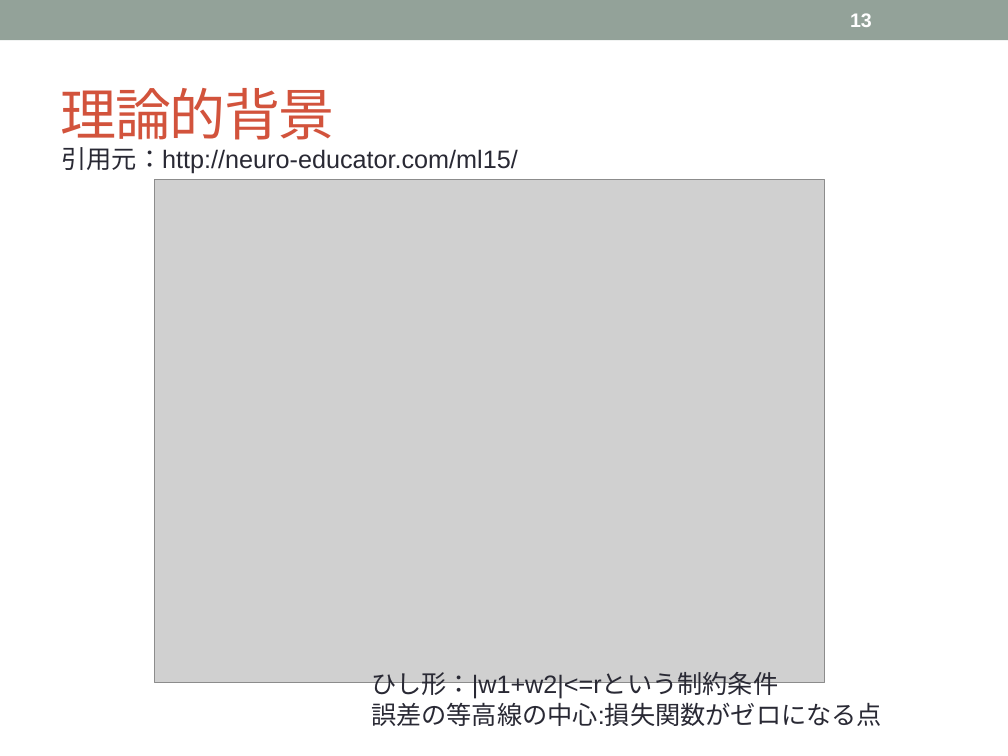
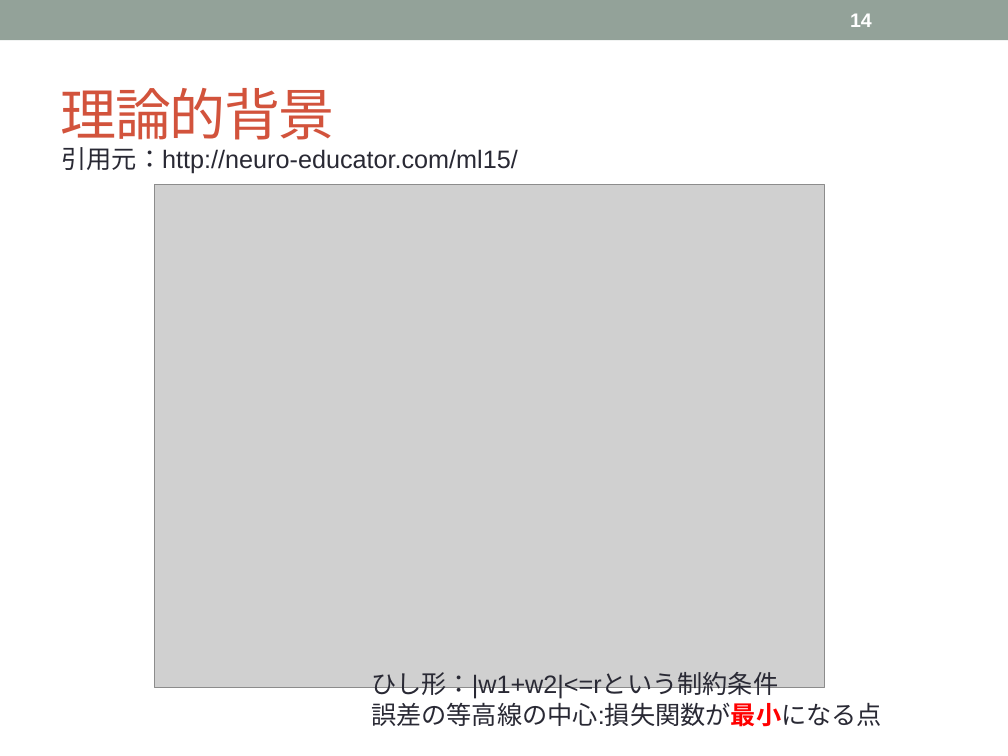
Before and after one commit to tsuchiyatoshio/team, a slide deck: slide 14 of misoka/2.3.Lasso/2.3.Lasso.pptx (slide 13 before the commit). Drawn at 1008x756 pixels with LibreOffice and Linux fonts; fonts in the diff are those of the drawing; grey boxes stand for pictures. Boxes give left, top, right and bottom in pixels: in the first picture for what was removed or moved away, otherwise in the second. Text is boxed around its words. In the diff, an @@ line names an element or a change of style, - is before the commit and + after.

```diff
--- a/misoka/2.3.Lasso/2.3.Lasso.pptx
+++ b/misoka/2.3.Lasso/2.3.Lasso.pptx
@@ page number at [850,13,872,27]: text changed @@
-13
+14
@@ picture: place and size @@
-picture at [155,179,826,682]
+picture at [155,184,826,687]
@@ text at [371,698,882,727]: text changed @@
-誤差の等高線の中心:損失関数がゼロになる点
+誤差の等高線の中心:損失関数が最小になる点
```
Also in this commit, not shown: 3 other slides changed, 1 slide added.
